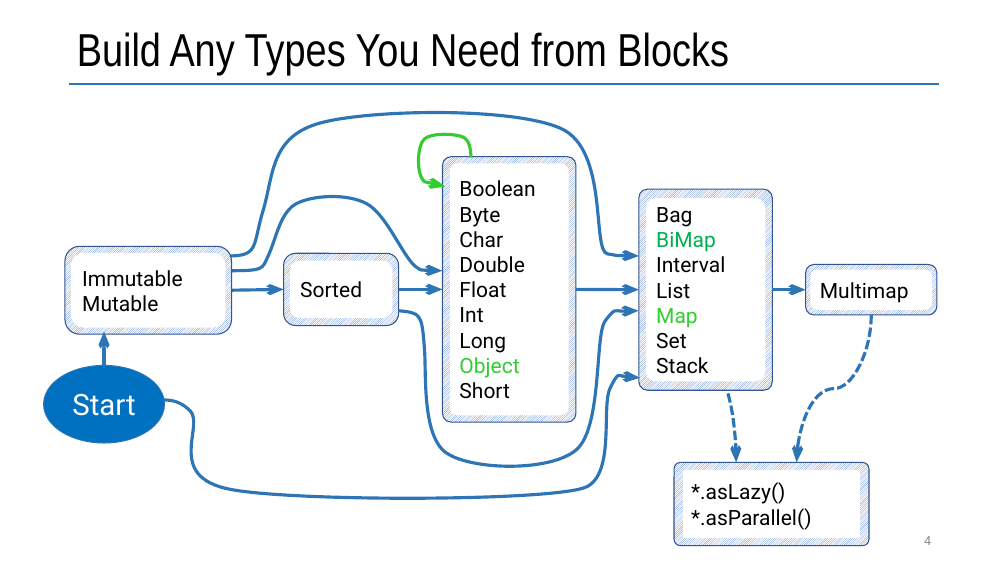
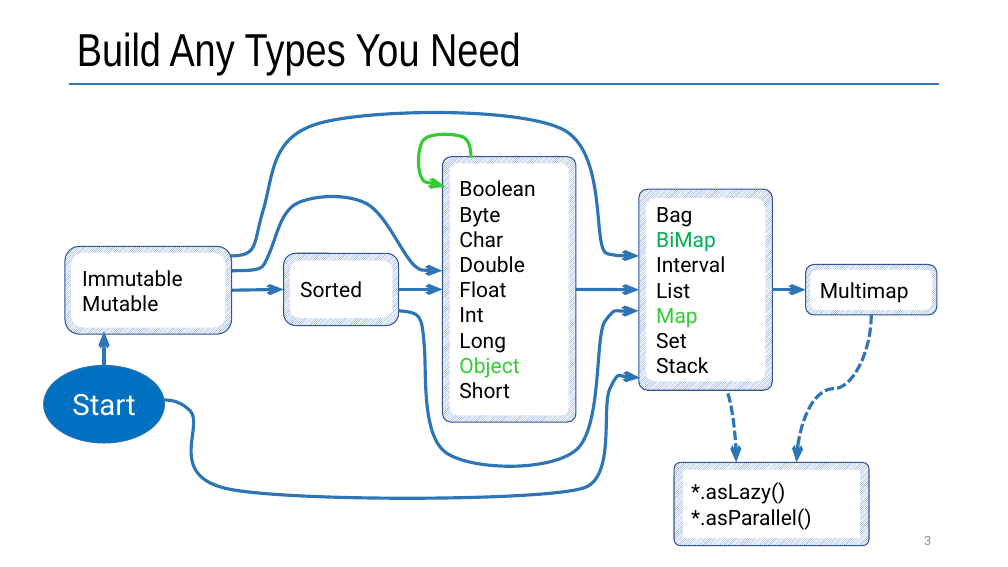
Before and after one commit to vmzakharov/refactor-to-ec, a slide deck: slide 3 of docs/RefactorToEcIntro.pptx (slide 4 before the commit). Drawn at 1008x567 pixels with LibreOffice and Linux fonts; fonts in the diff are those of the drawing. Boxes give left, top, right and bottom in pixels: in the first picture for what was removed or moved away, otherwise in the second. Text is boxed around its words. In the diff, an @@ line names an element or a change of style, - is before the commit and + after.

Commit message:
Added History/Overview slide

```diff
--- a/docs/RefactorToEcIntro.pptx
+++ b/docs/RefactorToEcIntro.pptx
@@ title at [77,32,520,75]: text changed @@
-Build Any Types You Need from Blocks
+Build Any Types You Need
@@ page number at [924,536,931,545]: text changed @@
-4
+3
```
Also in this commit, not shown: 1 slide added, 2 slides removed.
